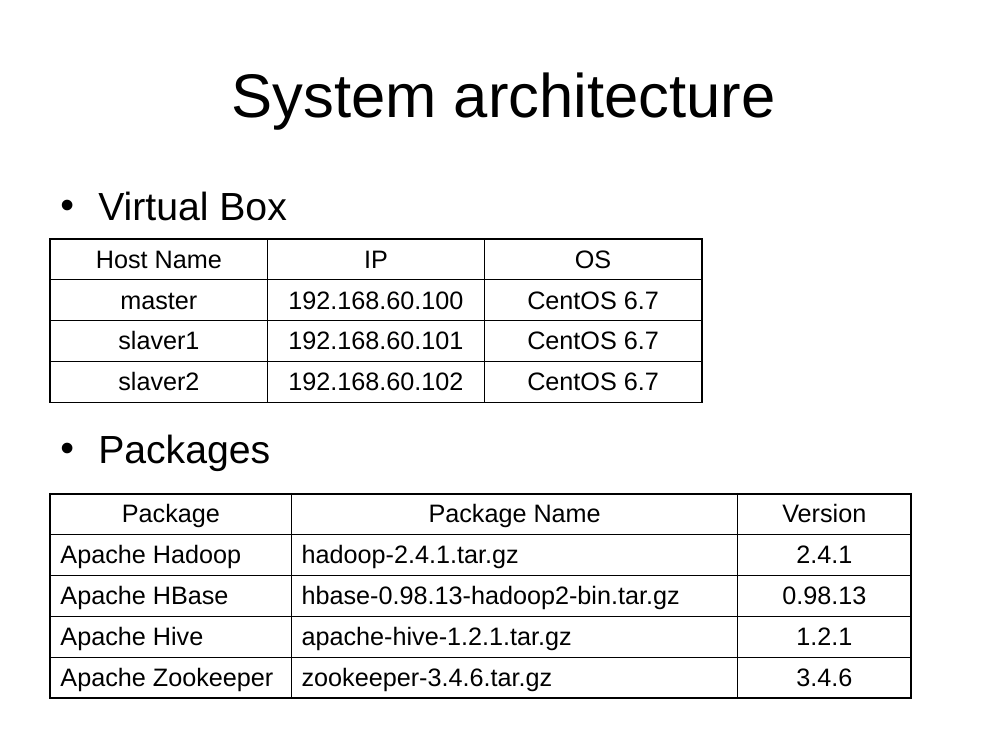
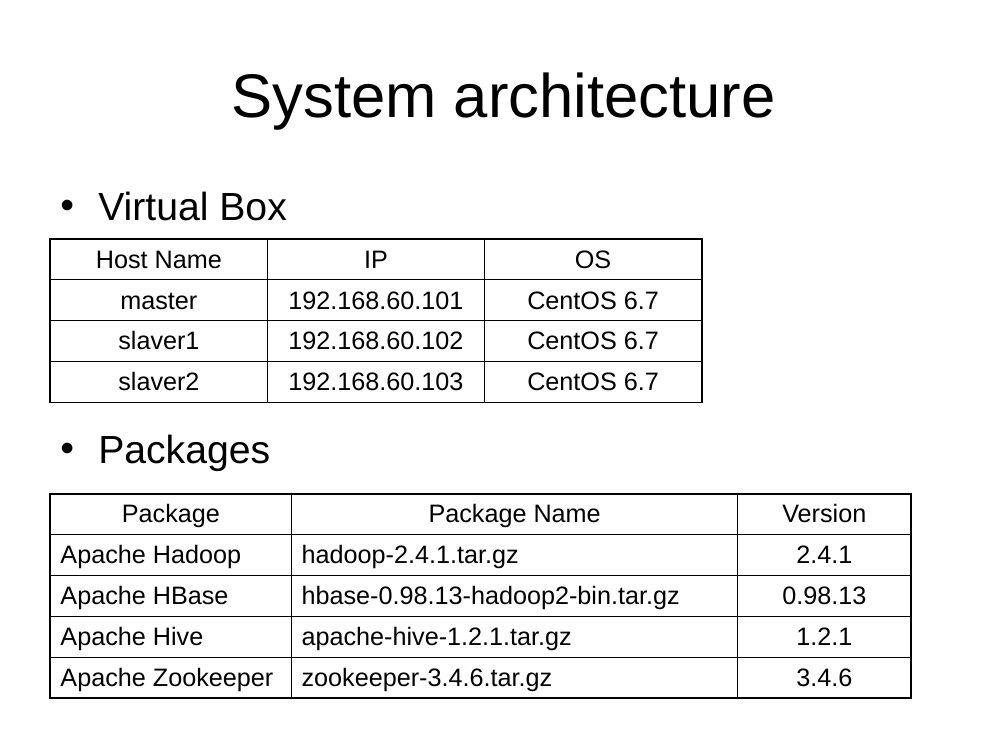
Before and after one commit to CookieTsai/LabHadoop, a slide deck: slide 5 of doc/LabHadoop.pptx. Drawn at 1008x756 pixels with LibreOffice and Linux fonts; fonts in the diff are those of the drawing. Boxes give left, top, right and bottom in pixels: in the first picture for what was removed or moved away, otherwise in the second. Text is boxed around its words. In the diff, an @@ line names an element or a change of style, - is before the commit and + after.

```diff
--- a/doc/LabHadoop.pptx
+++ b/doc/LabHadoop.pptx
@@ table at bbox=[50, 239, 701, 402] @@
-row 2, column 2: 192.168.60.100
+row 2, column 2: 192.168.60.101
-row 3, column 2: 192.168.60.101
+row 3, column 2: 192.168.60.102
-row 4, column 2: 192.168.60.102
+row 4, column 2: 192.168.60.103
```
Also in this commit, not shown: 1 other slide changed, 1 other file.
